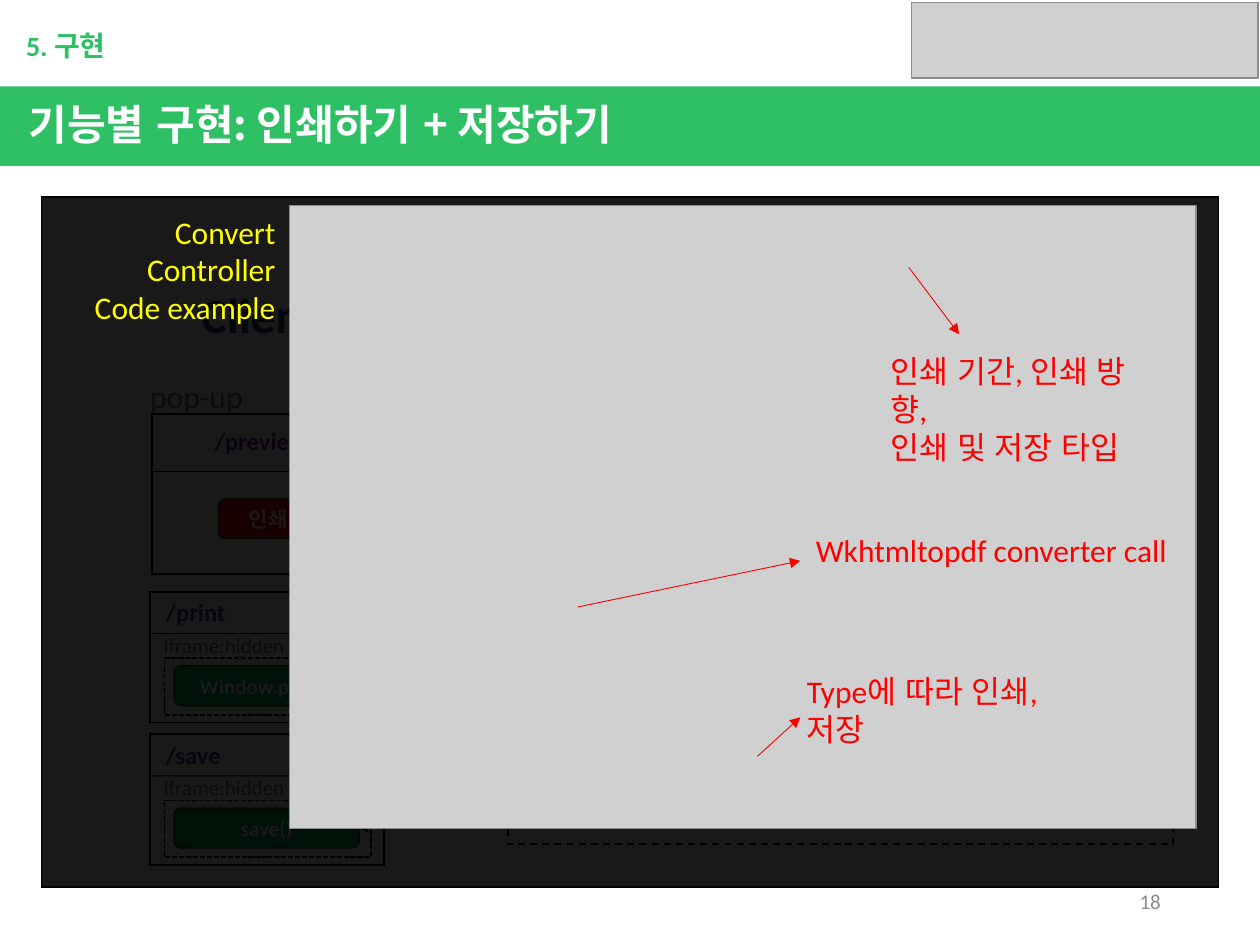
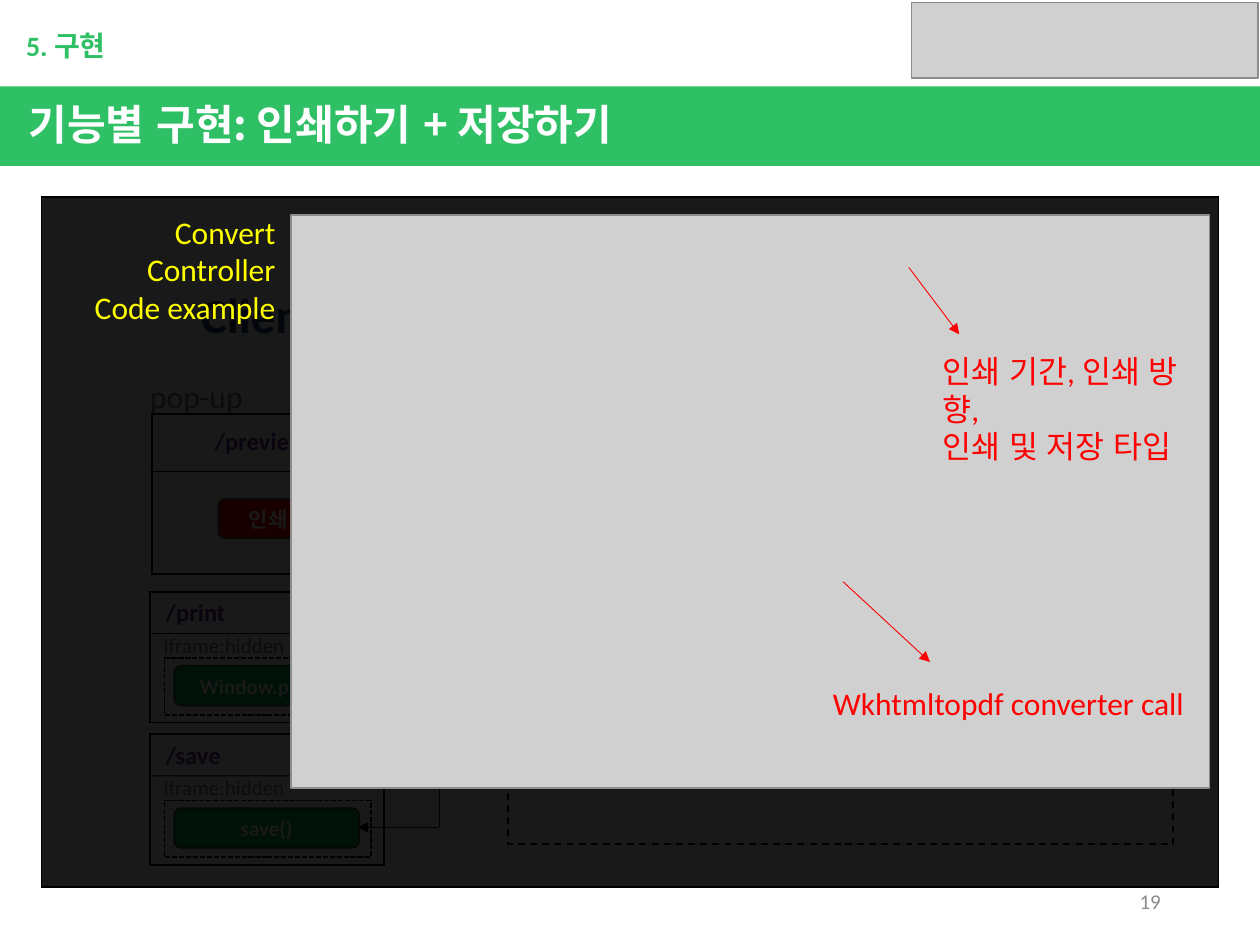
Before and after one commit to lwoody/HtmltoPdf, a slide deck: slide 19 of prototype.pptx (slide 18 before the commit). Drawn at 1260x945 pixels with LibreOffice and Linux fonts; fonts in the diff are those of the drawing; grey boxes stand for pictures. Boxes give left, top, right and bottom in pixels: in the first picture for what was removed or moved away, otherwise in the second. Text is boxed around its words. In the diff, an @@ line names an element or a change of style, - is before the commit and + after.

```diff
--- a/prototype.pptx
+++ b/prototype.pptx
@@ picture: place and size @@
-picture at [289, 205, 1196, 829]
+picture at [291, 215, 1210, 789]
@@ text "인쇄 기간, 인쇄 방향,": place and size @@
-text "인쇄 기간, 인쇄 방향," at [890, 357, 1126, 462]
+text "인쇄 기간, 인쇄 방향," at [942, 357, 1178, 461]
@@ arrow moved from (800, 561) - (577, 607) to (930, 662) - (843, 582) @@
@@ text removed at [807, 677, 1038, 744] @@
-Type에 따라 인쇄, 저장
@@ text "Wkhtmltopdf converter call": place and size @@
-text "Wkhtmltopdf converter call" at [816, 540, 1167, 567]
+text "Wkhtmltopdf converter call" at [833, 693, 1184, 720]
@@ arrow removed from (757, 756) to (800, 717) @@
@@ text in rounded rectangle at [241, 818, 293, 829]: text removed @@
-save()
@@ page number at [1140, 895, 1161, 909]: text changed @@
-18
+19
```
Also in this commit, not shown: 5 other slides changed, 2 slides removed.
